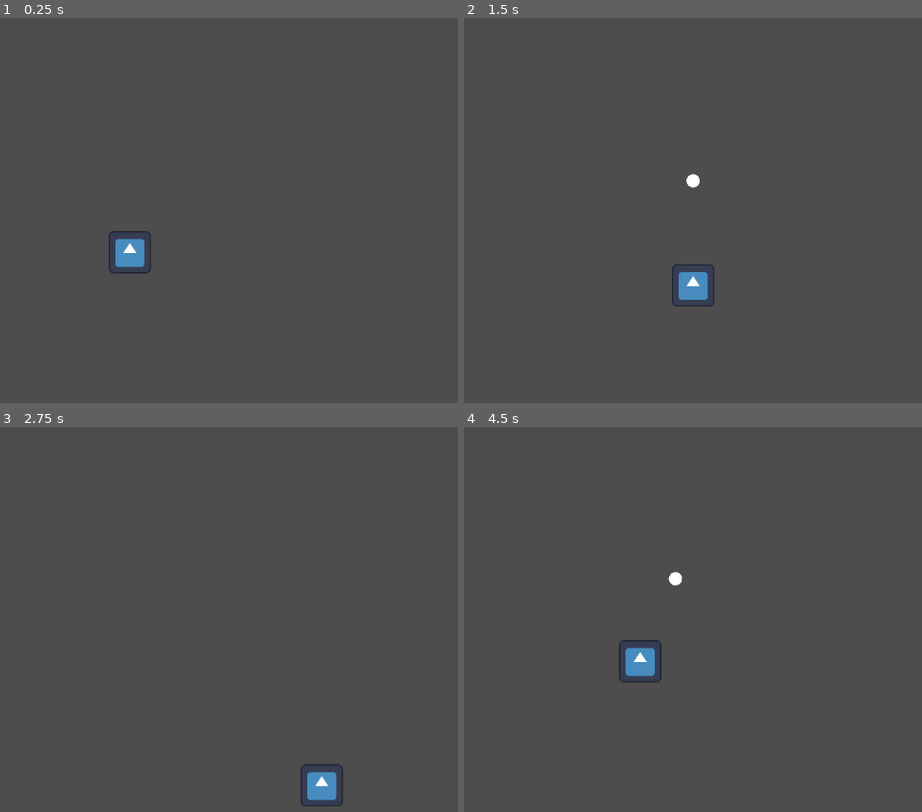
Above: before the commit, frames 1-4 (two rows, left to right).
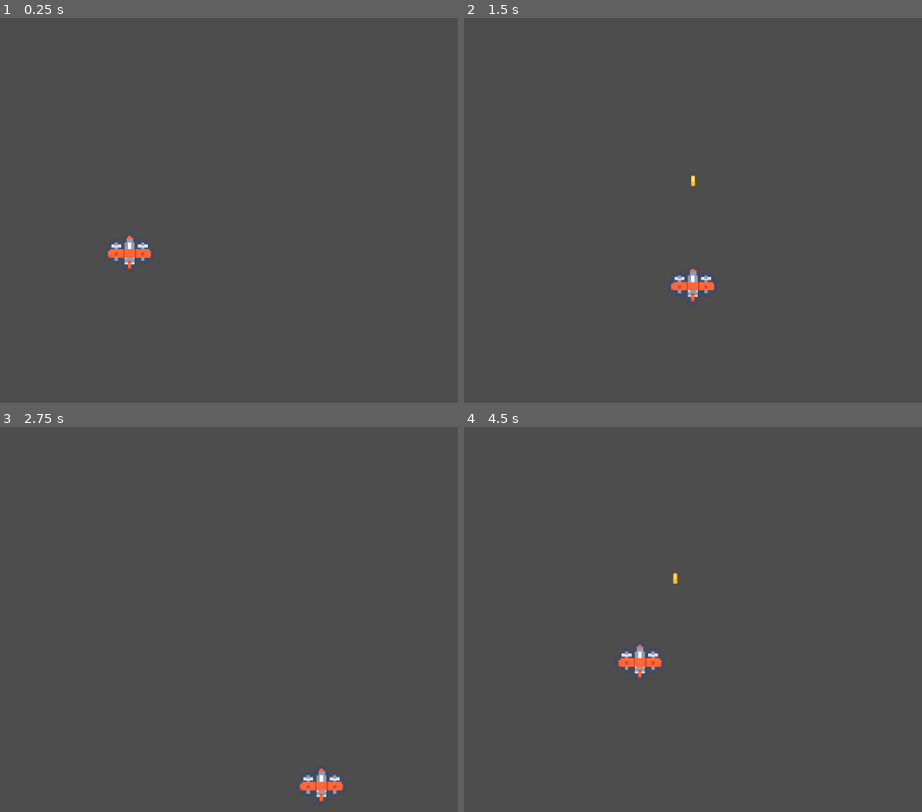
Above: after the commit, the same moments.

Repository: juliencongras/Godot-shmup
Game: Godot game, scene res://Main/main.tscn
Two runs of this game, one before a commit and one after it. Both use one fixed random seed, a clock stepped at 60 frames per second and the inputs below. The engine's default icon, where the game draws it, is replaced by a stand-in: a white triangle on a blue panel in a dark square.
Inputs:
- Up to frame 1 (0.25 s): no input
- Up to frame 2 (1.5 s): tap Enter at 0.5 s; hold Right (Right) 0.53-1.28 s; hold Shift (Focus) 0.53-1.28 s; hold Down (Down) from 1.28 s (still down); tap Z (Shoot) at 1.35 s
- Up to frame 3 (2.75 s): release Down (Down) at 2.03 s; hold Right (Right) from 2.03 s (still down); hold Shift (Focus) from 2.03 s (still down)
- Up to frame 4 (4.5 s): release Right (Right) at 2.78 s; release Shift (Focus) at 2.78 s; hold Up (Up) 2.78-3.53 s; tap Z (Shoot) at 2.85, 4.35 s; hold Shift (Focus) 3.53-4.28 s; hold Left (Left) from 3.53 s (still down)

The runs differ from the first frame. In frame 1, 0.7% of the frame differs, in the area x 23-34%, y 55-67%; in frame 2, 0.7%; in frame 3, 0.7%; in frame 4, 0.8%, in the area x 33-48%, y 37-67%.

Commit message:
Replaced bullet and ship with actual sprites

Diff:
--- a/Bullet/bullet.tscn
+++ b/Bullet/bullet.tscn
@@ -2,8 +2,7 @@
 
 [ext_resource type="Script" path="res://Bullet/bullet.gd" id="1_5rj5g"]
 [ext_resource type="AudioStream" uid="uid://dshioa02ix67m" path="res://Bullet/playerShoot.wav" id="2_1650a"]
-
-[sub_resource type="SphereMesh" id="SphereMesh_d1kbp"]
+[ext_resource type="Texture2D" uid="uid://cfktq6qhjirdw" path="res://Bullet/tile_0000.png" id="2_distc"]
 
 [node name="Bullet" type="RigidBody2D"]
 gravity_scale = 0.0
@@ -11,12 +10,11 @@
 bulletSpeed = 800
 bulletDamage = 1
 
-[node name="MeshInstance2D" type="MeshInstance2D" parent="."]
-scale = Vector2(20, 20)
-mesh = SubResource("SphereMesh_d1kbp")
+[node name="Sprite2D" type="Sprite2D" parent="."]
+texture = ExtResource("2_distc")
 
 [node name="VisibleOnScreenNotifier2D" type="VisibleOnScreenNotifier2D" parent="."]
-position = Vector2(0, 27)
+position = Vector2(0, 22)
 
 [node name="Bullet sound" type="AudioStreamPlayer2D" parent="."]
 stream = ExtResource("2_1650a")
--- a/Player/player.tscn
+++ b/Player/player.tscn
@@ -1,8 +1,8 @@
 [gd_scene load_steps=4 format=3 uid="uid://bt2gky5oxb0m3"]
 
 [ext_resource type="Script" path="res://Player/player.gd" id="1_exqps"]
-[ext_resource type="Texture2D" uid="uid://crwv6i8wx4fbl" path="res://icon.svg" id="1_p0rjn"]
 [ext_resource type="PackedScene" uid="uid://dkewdicuxai2x" path="res://Bullet/bullet.tscn" id="2_imqqe"]
+[ext_resource type="Texture2D" uid="uid://cb6e0el8ewfx6" path="res://Player/ship_0001.png" id="3_1ps6v"]
 
 [node name="Player" type="CharacterBody2D"]
 motion_mode = 1
@@ -12,8 +12,8 @@
 bulletScene = ExtResource("2_imqqe")
 
 [node name="Sprite2D" type="Sprite2D" parent="."]
-scale = Vector2(0.5, 0.5)
-texture = ExtResource("1_p0rjn")
+scale = Vector2(2.5, 2.5)
+texture = ExtResource("3_1ps6v")
 
 [node name="Shoot" type="Marker2D" parent="."]
 position = Vector2(0, -32)
--- a/project.godot
+++ b/project.godot
@@ -50,5 +50,6 @@
 
 [rendering]
 
+textures/canvas_textures/default_texture_filter=0
 renderer/rendering_method="gl_compatibility"
 renderer/rendering_method.mobile="gl_compatibility"
Binary file added: Bullet/tile_0000.png
Not shown, added: Bullet/tile_0000.png.import
Binary file added: Player/ship_0001.png
Not shown, added: Player/ship_0001.png.import
